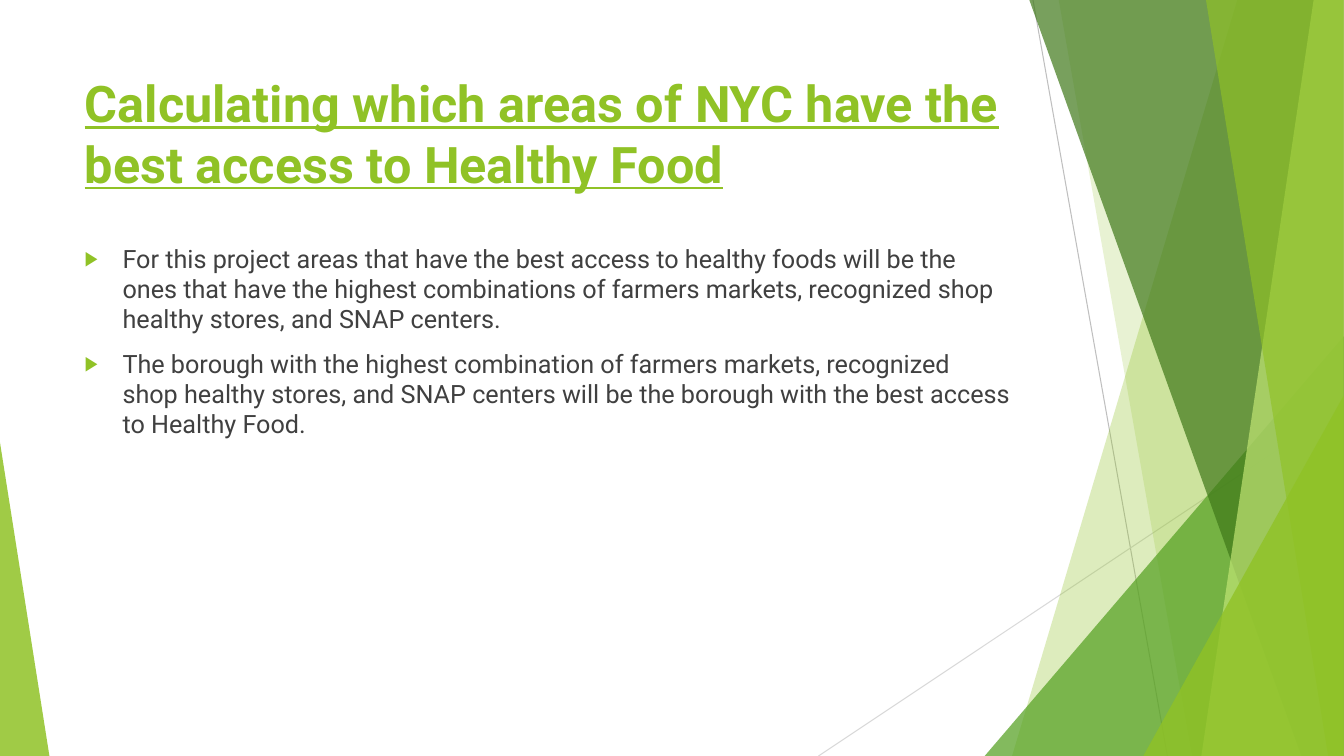
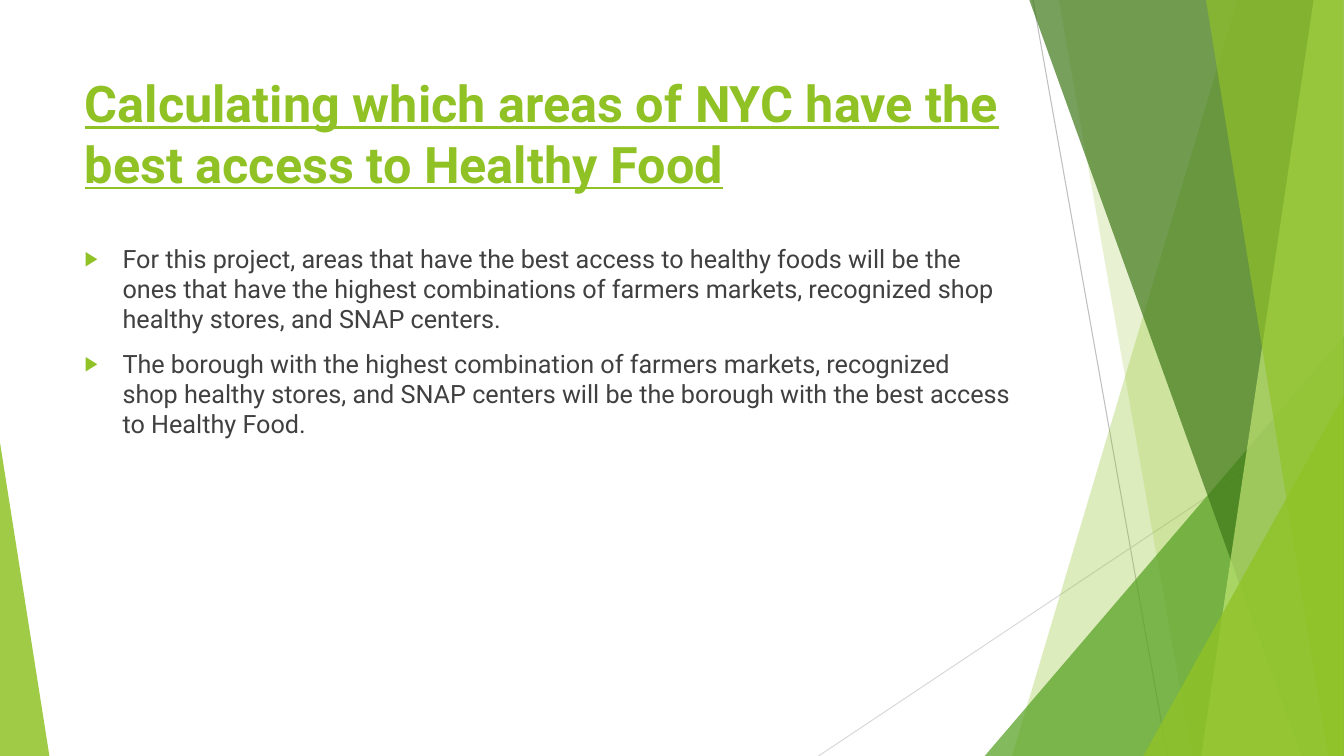
Before and after one commit to LJRollerII/NSS_Capstone_Project, a slide deck: slide 4 of presentation/Healthy_Food_Access_in_NYC.pptx. Drawn at 1344x756 pixels with LibreOffice and Linux fonts; fonts in the diff are those of the drawing. Boxes give left, top, right and bottom in pixels: in the first picture for what was removed or moved away, otherwise in the second. Text is boxed around its words. In the diff, an @@ line names an element or a change of style, - is before the commit and + after.

```diff
--- a/presentation/Healthy_Food_Access_in_NYC.pptx
+++ b/presentation/Healthy_Food_Access_in_NYC.pptx
@@ text at (123, 249, 993, 334): text changed @@
-▶ For this project areas that have the best access to healthy foods will be the ones that have the highest combinations of farmers markets, recognized shop healthy stores, and SNAP centers.
+▶ For this project, areas that have the best access to healthy foods will be the ones that have the highest combinations of farmers markets, recognized shop healthy stores, and SNAP centers.
```
Also in this commit, not shown: 5 other slides changed.
